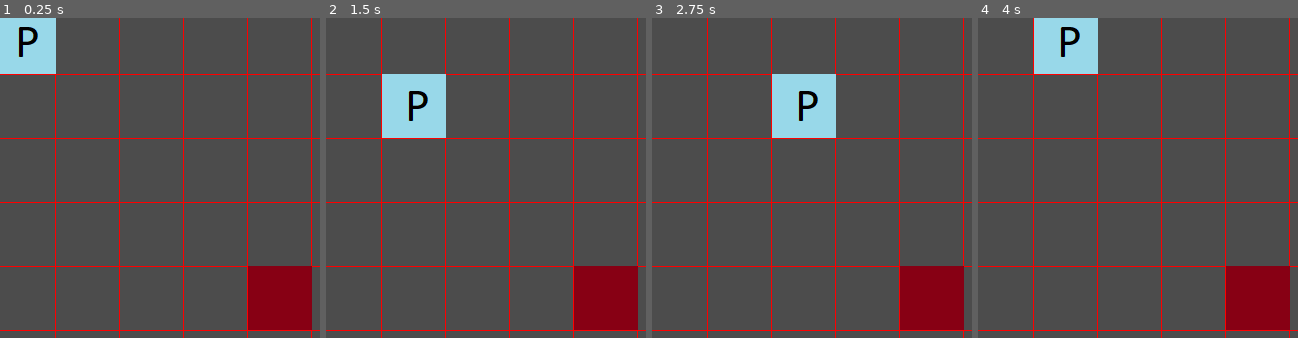
Above: before the commit, frames 1-4 (left to right).
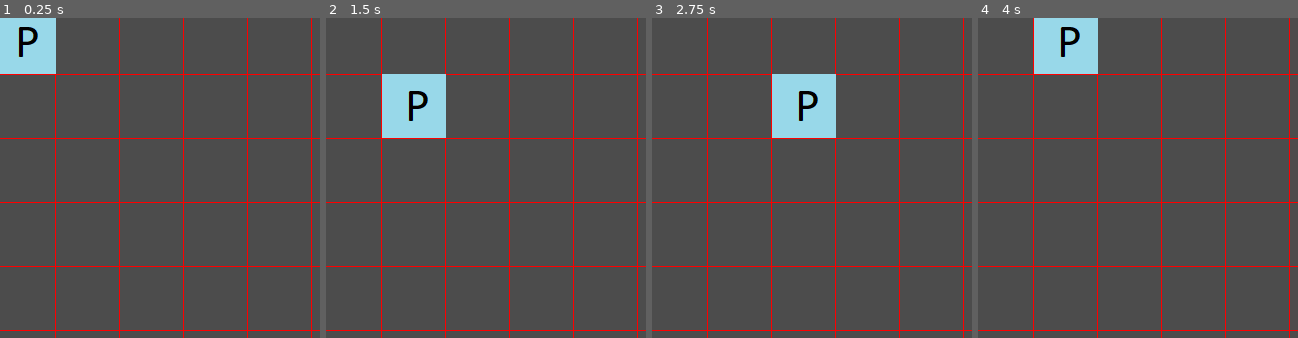
Above: after the commit, the same moments.

Repository: Eranot/LudumDare43
Game: Godot game, scene res://Main.tscn
The game is run twice, just before and just after one commit, with the same random seed, the same clock (stepped at 60 frames per second) and the same inputs. The project has no main scene, so this scene is started directly.
Inputs:
- Up to frame 1 (0.25 s): no input
- Up to frame 2 (1.5 s): tap Enter at 0.5 s; hold Right (ui_right) 0.53-1.28 s; tap Space at 1.25 s; hold Down (ui_down) from 1.28 s (still down)
- Up to frame 3 (2.75 s): tap Enter at 2 s; release Down (ui_down) at 2.03 s; hold Right (ui_right) from 2.03 s (still down)
- Up to frame 4 (4 s): tap Space at 2.75 s; release Right (ui_right) at 2.78 s; hold Up (ui_up) 2.78-3.53 s; tap Enter at 3.5 s; hold Left (ui_left) from 3.53 s (still down)
The pictures show only the part of the screen within x 11-61%, y 11-61%; the shares and areas given below are measured in that part.

The runs differ from the first frame. In frame 1, 4.0% of the frame differs, in the area x 77-98%, y 77-98%; in frame 2, 4.0%; in frame 3, 4.0%; in frame 4, 4.0%.
Error before the commit: Invalid call. Nonexistent function 'print_test (via call)' in base 'Node2D'. (res://Grid.gd:47)

Commit message:
func add_new_object error fixed

Diff:
--- a/Grid.gd
+++ b/Grid.gd
@@ -27,7 +27,6 @@
 			grid[x].append(null);
 
 	add_new_object(player, 1, 1, ENTITY_TYPES.PLAYER);
-	add_new_object(obstacle, 5, 5, ENTITY_TYPES.PLAYER);
 
 
 func _draw():
@@ -43,7 +42,6 @@
 		var new_instance = new_object.instance();
 		new_instance.position = Vector2(pos_x * tile_size.x + half_tile_size.x, pos_y * tile_size.y + half_tile_size.y);
 		grid[pos_x][pos_y] = type;
-		add_child(new_instance);
-		new_instance.call("print_test");
-		#print(new_instance);
-		#get_children()[get_child_count()-1].print_test();
+		call_deferred("add_child", new_instance);
+		new_instance.grid_pos_x = pos_x;
+		new_instance.grid_pos_y = pos_y;
--- a/Player.gd
+++ b/Player.gd
@@ -8,7 +8,6 @@
 var grid_pos_y;
 
 func _ready():
-	print(grid_pos_x);
 	pass
 
 func _physics_process(delta):
@@ -28,6 +27,3 @@
 
 	position.x += direction.x * tile_size;
 	position.y += direction.y * tile_size;
-
-func print_test():
-	print("teste");
